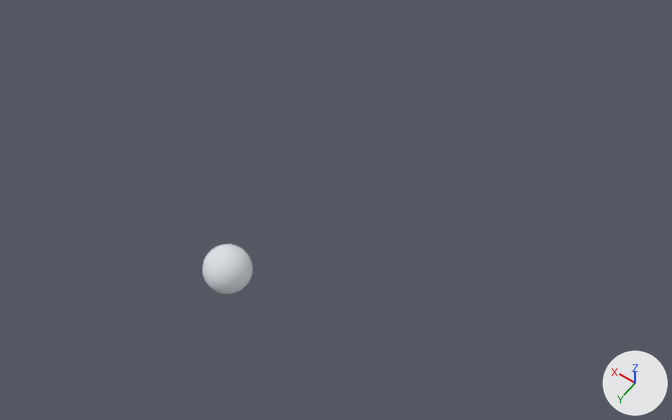
The Blender file Solar-System/earth.blend: old version first, new version second.
One viewpoint serves both versions: a 50 mm camera at (-15.5, 14.4, 30.2) aimed at (-2.1, -4.4, 0.7). Every picture has the same lights, and +X, +Y and +Z are marked at lower right.
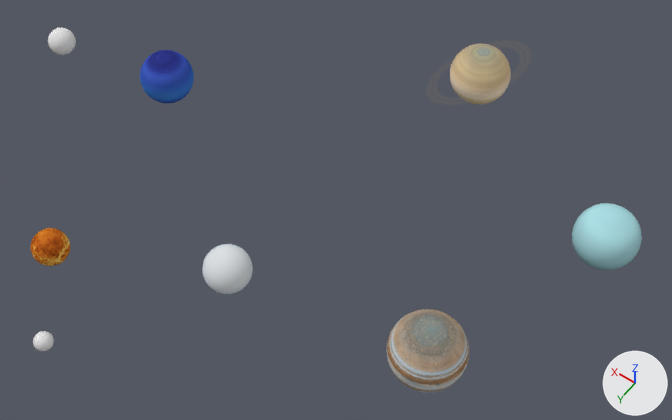
The newer file is also rescaled (x6.5), turned or shifted as a whole; pictures and numbers use the older file's frame.

Location of each change, [x1, y1, x2, y2] in pixels of the pictures (672 x 420 px):
'Sphere.003', added
    after: [386, 309, 469, 393]
'Sphere.005', added
    after: [572, 203, 642, 270]
'Sphere.004', added
    after: [450, 43, 511, 105]
'Sphere.006', added
    after: [140, 50, 194, 103]
'Sphere.001', added
    after: [31, 228, 70, 266]
'Sphere.002', added
    after: [48, 28, 76, 55]
'Mercury', added
    after: [33, 331, 54, 351]

Edits to the bpy script that builds the scene:
```text
Add mat_material_011:
    mat_material_011 = bpy.data.materials.new('Material.011')
    # colours: black #000000, white #e7e7e7
    # uses the picture img_2k_neptune_jpg
Add mat_material_010:
    mat_material_010 = bpy.data.materials.new('Material.010')
    # colours: black #000000, white #e7e7e7
    # uses the picture img_2k_uranus_jpg
Add mat_material_007:
    mat_material_007 = bpy.data.materials.new('Material.007')
    # colours: black #000000, white #e7e7e7, yellow #cde700
    # uses the picture img_2k_saturn_jpg
Add mat_material_006:
    mat_material_006 = bpy.data.materials.new('Material.006')
    # colours: black #000000, white #e7e7e7
    # uses the picture img_2k_jupiter_jpg
Add mat_material_004:
    mat_material_004 = bpy.data.materials.new('Material.004')
    # colours: black #000000, white #e7e7e7
    # uses the picture img_2k_venus_atmosphere_jpg
    # uses the picture img_2k_venus_surface_jpg
Add ob_sphere_006:
    ob_sphere_006 = bpy.data.objects.new('Sphere.006', me_sphere_008)  # a UV sphere (32 segments, 16 rings, poles along z) spanning x -1.0..1.0, y -1.0..1.0, z -1.0..1.0
    ob_sphere_006.location = (7.36, -5.14, 2.2)
    ob_sphere_006.scale = (1.14, 1.14, 1.14)
Add ob_sphere_005:
    ob_sphere_005 = bpy.data.objects.new('Sphere.005', me_sphere_007)  # a UV sphere (32 segments, 16 rings, poles along z) spanning x -1.0..1.0, y -1.0..1.0, z -1.0..1.0
    ob_sphere_005.location = (-11.88, -7.07, 3.69)
    ob_sphere_005.scale = (1.18, 1.18, 1.18)
Add ob_sphere_004:
    ob_sphere_004 = bpy.data.objects.new('Sphere.004', me_sphere_006)  # a UV sphere (32 segments, 16 rings, poles along z) spanning x -1.0..1.0, y -1.0..1.0, z -1.0..1.0
    ob_sphere_004.location = (-3.41, -13.24, 2.04)
    ob_sphere_004.scale = (1.31, 1.31, 1.31)
Add ob_sphere_003:
    ob_sphere_003 = bpy.data.objects.new('Sphere.003', me_sphere_005)  # a UV sphere (32 segments, 16 rings, poles along z) spanning x -1.0..1.0, y -1.0..1.0, z -1.0..1.0
    ob_sphere_003.location = (-8.22, -1.66, -0.35)
    ob_sphere_003.scale = (1.54, 1.54, 1.54)
Add ob_sphere_002:
    ob_sphere_002 = bpy.data.objects.new('Sphere.002', me_sphere_004)  # a UV sphere (32 segments, 16 rings, poles along z) spanning x -1.0..1.0, y -1.0..1.0, z -1.0..1.0; in mat_material_005 (its picture is missing)
    ob_sphere_002.location = (11.49, -3.34, 3.37)
    ob_sphere_002.scale = (0.569, 0.569, 0.569)
Add ob_sphere_001:
    ob_sphere_001 = bpy.data.objects.new('Sphere.001', me_sphere_003)  # a UV sphere (32 segments, 16 rings, poles along z) spanning x -1.0..1.0, y -1.0..1.0, z -1.0..1.0
    ob_sphere_001.location = (6.76, 3.1, -0.47)
    ob_sphere_001.scale = (0.769, 0.769, 0.769)
Add ob_mercury:
    ob_mercury = bpy.data.objects.new('Mercury', me_sphere_001)  # a UV sphere (32 segments, 16 rings, poles along z) spanning x -1.0..1.0, y -1.0..1.0, z -1.0..1.0; in mat_material_002 (its picture is missing)
    ob_mercury.location = (4.07, 6.21, -0.93)
    ob_mercury.scale = (0.385, 0.385, 0.385)
```
